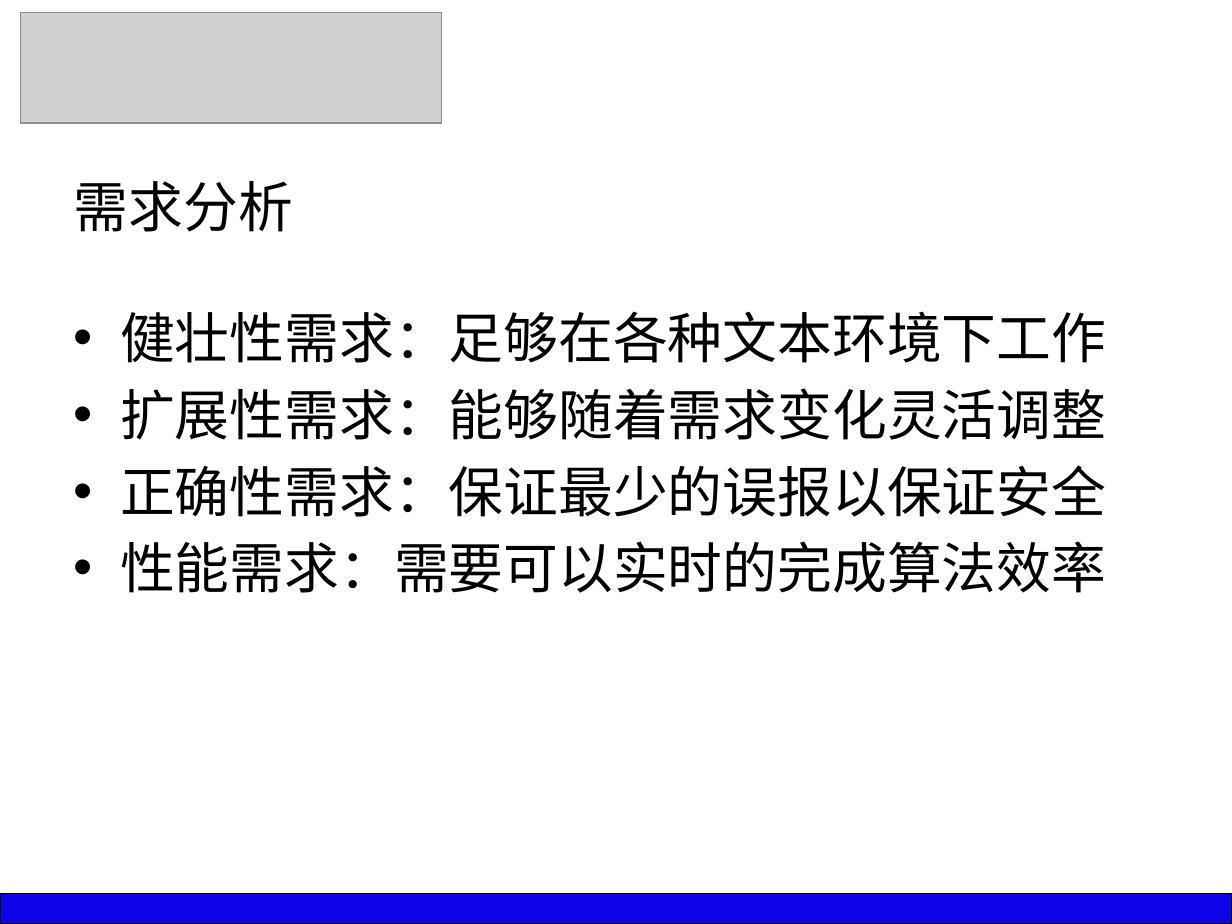
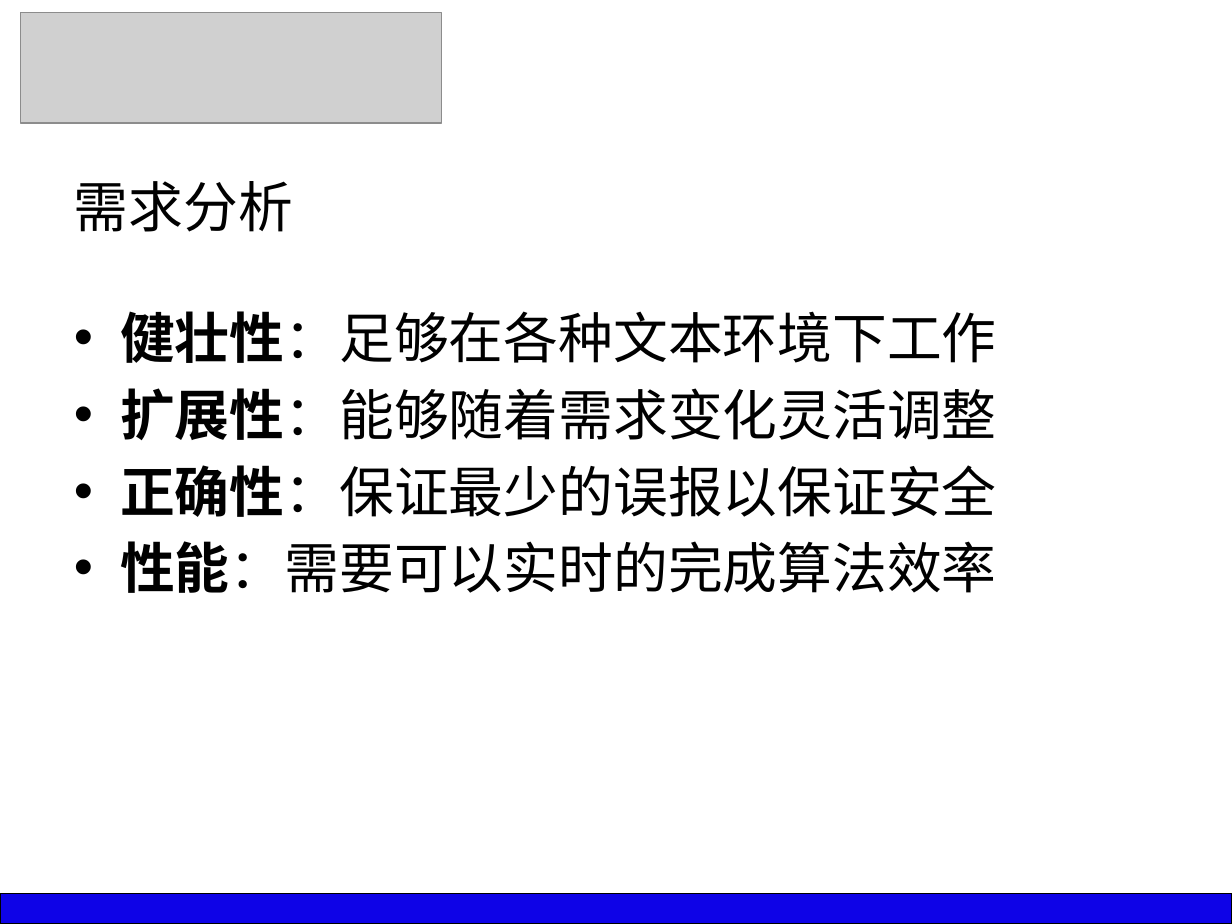
Before and after one commit to silver6wings/WeiboFilter, a slide deck: slide 5 of _Paper/GS11211B8 于俊超 毕业答辩PPT.pptx. Drawn at 1232x924 pixels with LibreOffice and Linux fonts; fonts in the diff are those of the drawing; grey boxes stand for pictures. Boxes give left, top, right and bottom in pixels: in the first picture for what was removed or moved away, otherwise in the second. Text is boxed around its words. In the diff, an @@ line names an element or a change of style, - is before the commit and + after.

```diff
--- a/_Paper/GS11211B8 于俊超 毕业答辩PPT.pptx
+++ b/_Paper/GS11211B8 于俊超 毕业答辩PPT.pptx
@@ text at box(120, 311, 997, 593): text changed; font Calibri to Noto Sans CJK SC @@
-• 健壮性需求：足够在各种文本环境下工作
-• 扩展性需求：能够随着需求变化灵活调整
-• 正确性需求：保证最少的误报以保证安全
-• 性能需求：需要可以实时的完成算法效率
+• 健壮性：足够在各种文本环境下工作
+• 扩展性：能够随着需求变化灵活调整
+• 正确性：保证最少的误报以保证安全
+• 性能：需要可以实时的完成算法效率
```
Also in this commit, not shown: 13 other slides changed, 2 other files.
